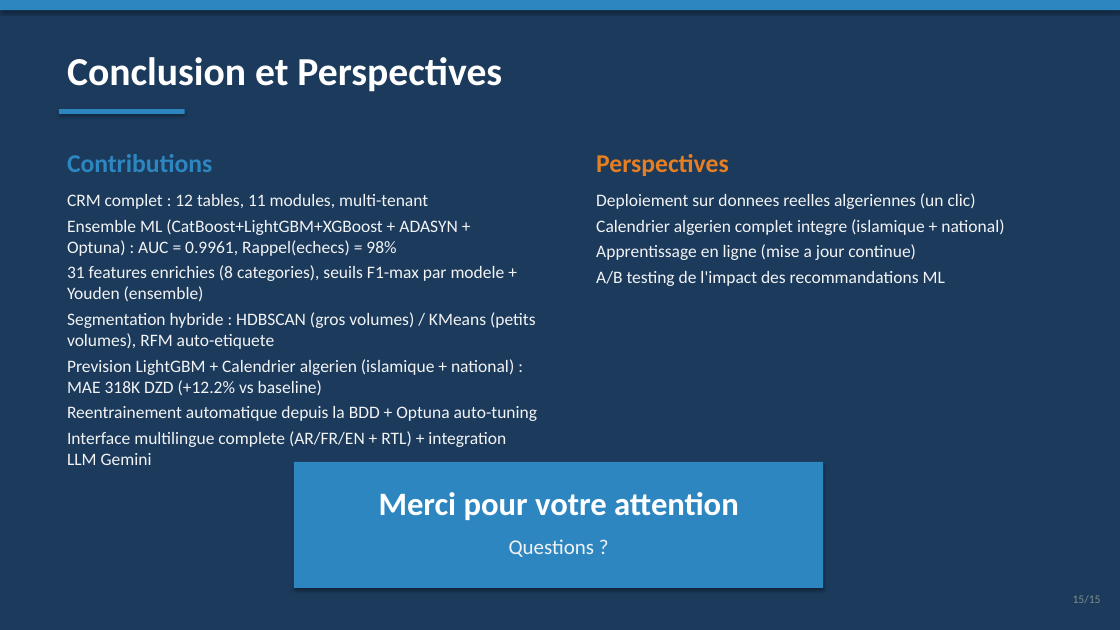
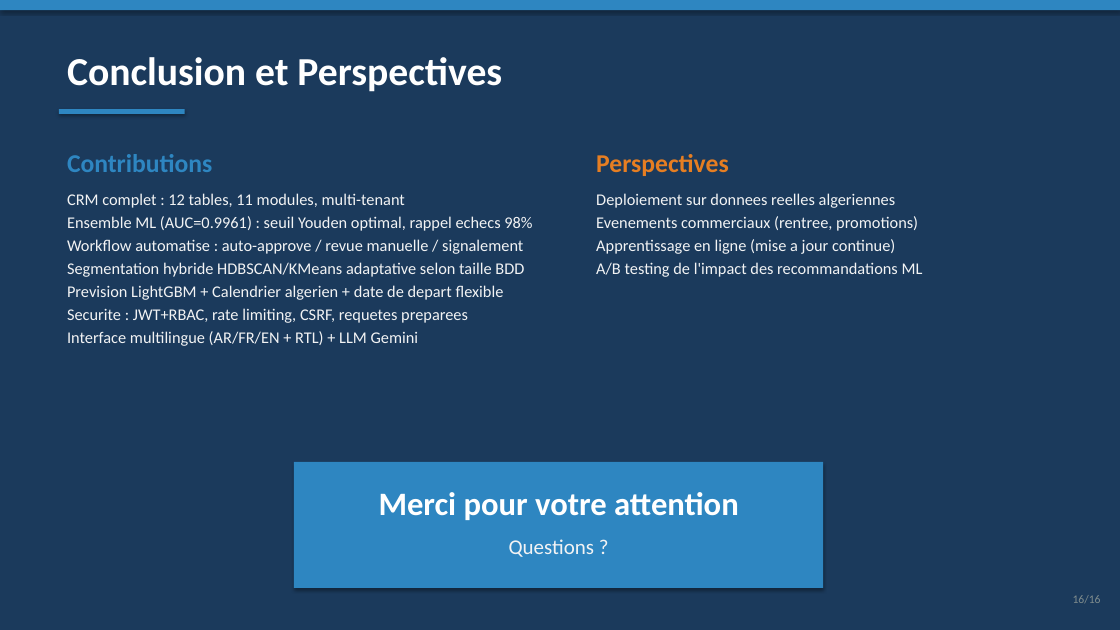
Before and after one commit to amine-dubs/COD-CRM, a slide deck: slide 16 of docs/presentation.pptx (slide 15 before the commit). Drawn at 1120x630 pixels with LibreOffice and Linux fonts; fonts in the diff are those of the drawing. Boxes give left, top, right and bottom in pixels: in the first picture for what was removed or moved away, otherwise in the second. Text is boxed around its words. In the diff, an @@ line names an element or a change of style, - is before the commit and + after.

```diff
--- a/docs/presentation.pptx
+++ b/docs/presentation.pptx
@@ text at (x1=67, y1=193, x2=405, y2=208): size 15 to 14 pt in "CRM complet : 12 tables, 11 modules, ..."; less space between paragraphs @@
@@ text at (x1=596, y1=193, x2=918, y2=231): text changed; size 15 to 14 pt @@
-Deploiement sur donnees reelles algeriennes (un clic)
-Calendrier algerien complet integre (islamique + national)
+Deploiement sur donnees reelles algeriennes
+Evenements commerciaux (rentree, promotions)
@@ text at (x1=67, y1=216, x2=532, y2=346): text changed; size 15 to 14 pt @@
-Ensemble ML (CatBoost+LightGBM+XGBoost + ADASYN + Optuna) : AUC = 0.9961, Rappel(echecs) = 98%
-31 features enrichies (8 categories), seuils F1-max par modele + Youden (ensemble)
-Segmentation hybride : HDBSCAN (gros volumes) / KMeans (petits volumes), RFM auto-etiquete
-Prevision LightGBM + Calendrier algerien (islamique + national) : MAE 318K DZD (+12.2% vs baseline)
-Reentrainement automatique depuis la BDD + Optuna auto-tuning
-Interface multilingue complete (AR/FR/EN + RTL) + integration LLM Gemini
+Ensemble ML (AUC=0.9961) : seuil Youden optimal, rappel echecs 98%
+Workflow automatise : auto-approve / revue manuelle / signalement
+Segmentation hybride HDBSCAN/KMeans adaptative selon taille BDD
+Prevision LightGBM + Calendrier algerien + date de depart flexible
+Securite : JWT+RBAC, rate limiting, CSRF, requetes preparees
+Interface multilingue (AR/FR/EN + RTL) + LLM Gemini
@@ text at (x1=596, y1=239, x2=923, y2=277): size 15 to 14 pt in "Apprentissage en ligne (mise a jour continue)", "A/B testing de l'impact des recommandations ML"; less space between paragraphs @@
@@ text at (x1=1073, y1=595, x2=1101, y2=603): text changed @@
-15/15
+16/16
```
Also in this commit, not shown: 13 other slides changed, 1 slide added, 34 other files.
